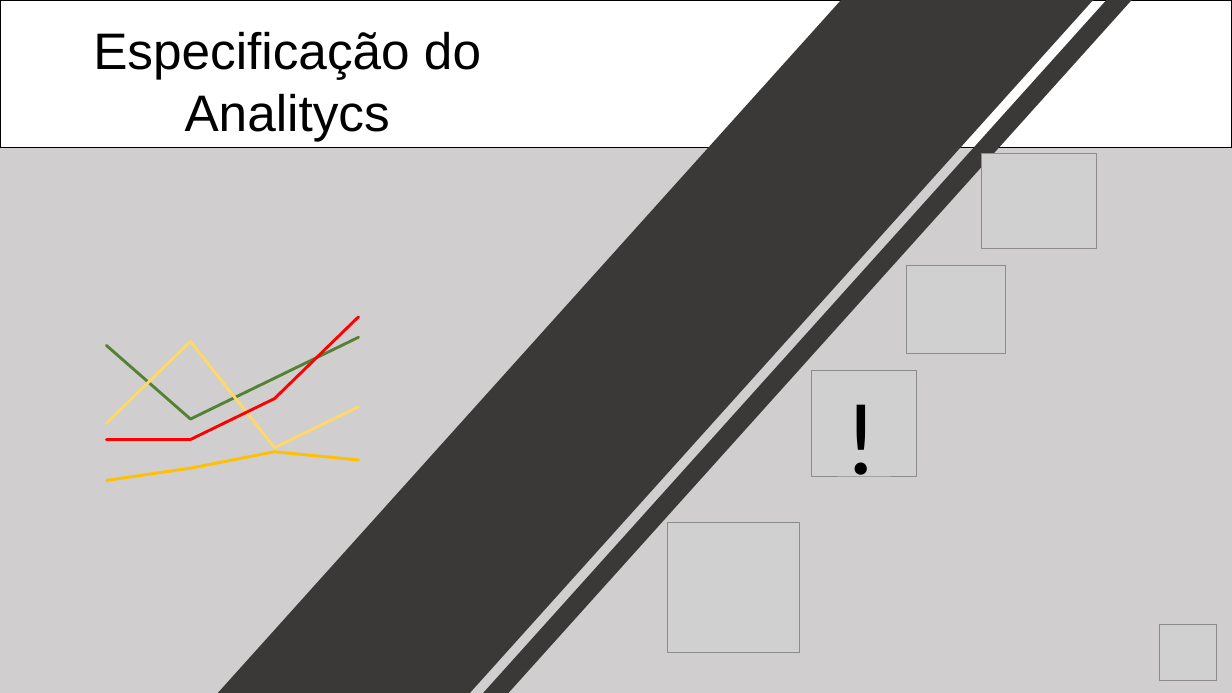
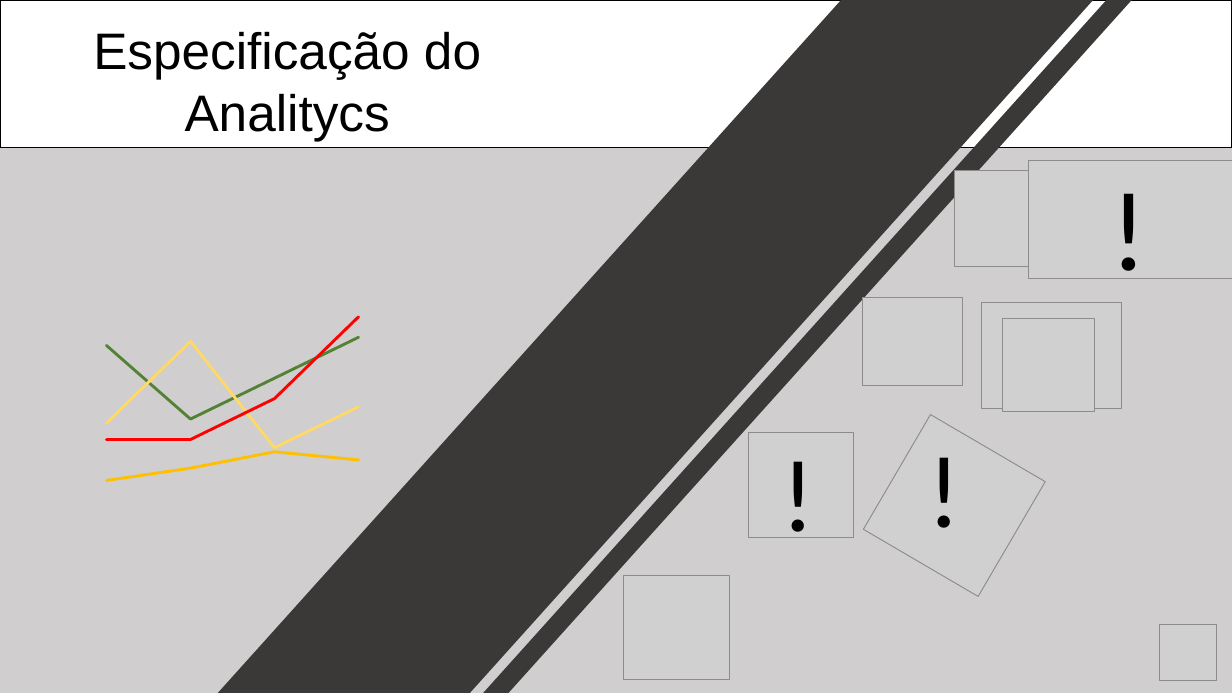
Before and after one commit to rafael-rochaalmeida/Harbor-Solutions, a slide deck: slide 9 of Sprint2/Documentação/Apresentação Sprint 2.pptx. Drawn at 1232x693 pixels with LibreOffice and Linux fonts; fonts in the diff are those of the drawing; grey boxes stand for pictures. Boxes give left, top, right and bottom in pixels: in the first picture for what was removed or moved away, otherwise in the second. Text is boxed around its words. In the diff, an @@ line names an element or a change of style, - is before the commit and + after.

```diff
--- a/Sprint2/Documentação/Apresentação Sprint 2.pptx
+++ b/Sprint2/Documentação/Apresentação Sprint 2.pptx
@@ picture: place and size @@
-picture at (982,153,1097,250)
+picture at (955,170,1070,266)
@@ picture added at (1029,161,1232,278) @@
@@ text added at (1102,152,1160,302), 88 pt, text #000000 @@
+!
@@ picture: place and size @@
-picture at (907,266,1006,355)
+picture at (863,298,963,386)
@@ picture added at (982,302,1122,409) @@
@@ picture added at (1003,319,1095,411) @@
@@ picture added at (864,415,1046,597) @@
@@ picture: place and size @@
-picture at (811,371,917,476)
+picture at (749,433,854,538)
@@ text "!": place and size @@
-text "!" at (836,367,1018,501)
+text "!" at (773,424,955,558)
@@ text added at (919,421,1071,555), 80 pt, text #000000 @@
+!
@@ picture: place and size @@
-picture at (668,523,800,653)
+picture at (624,575,730,679)
```
Also in this commit, not shown: 1 slide added.
